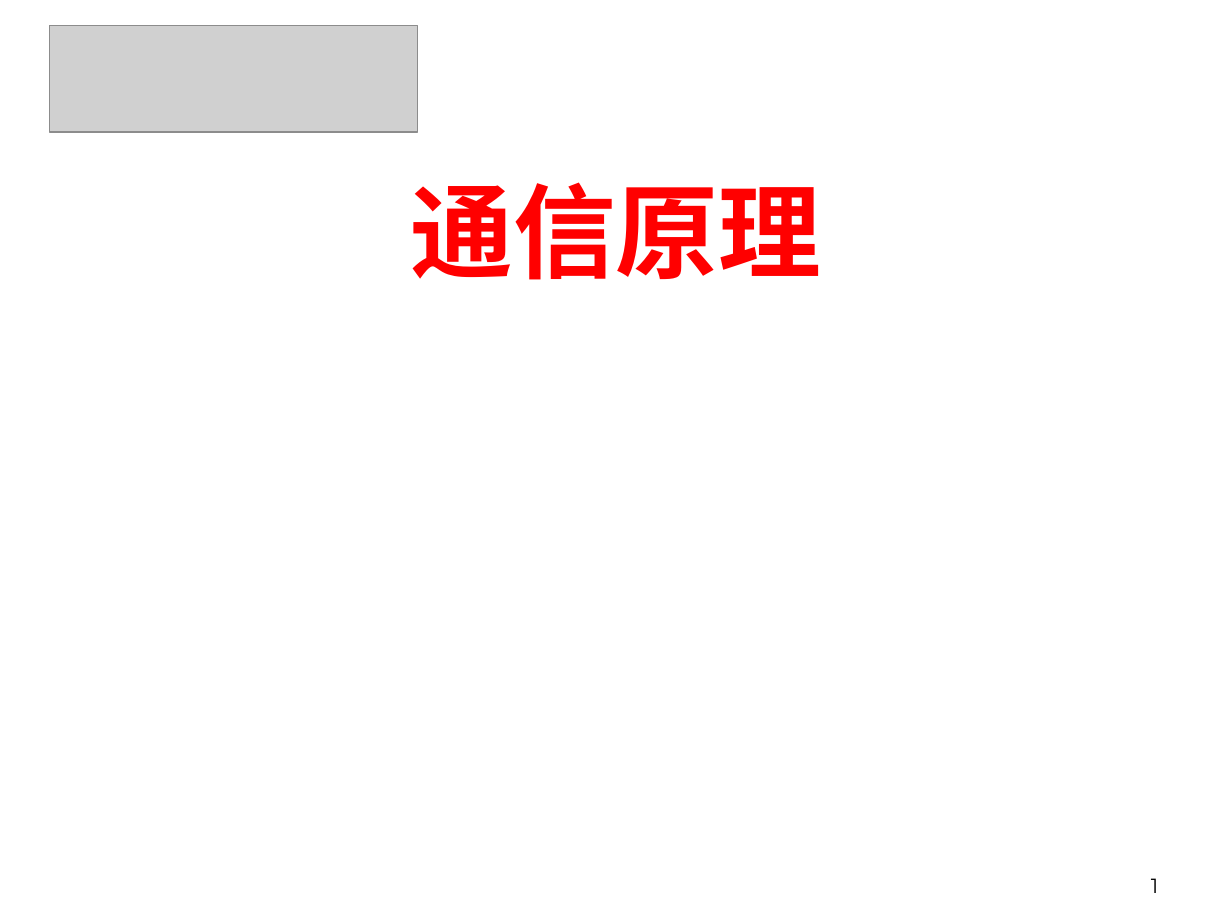
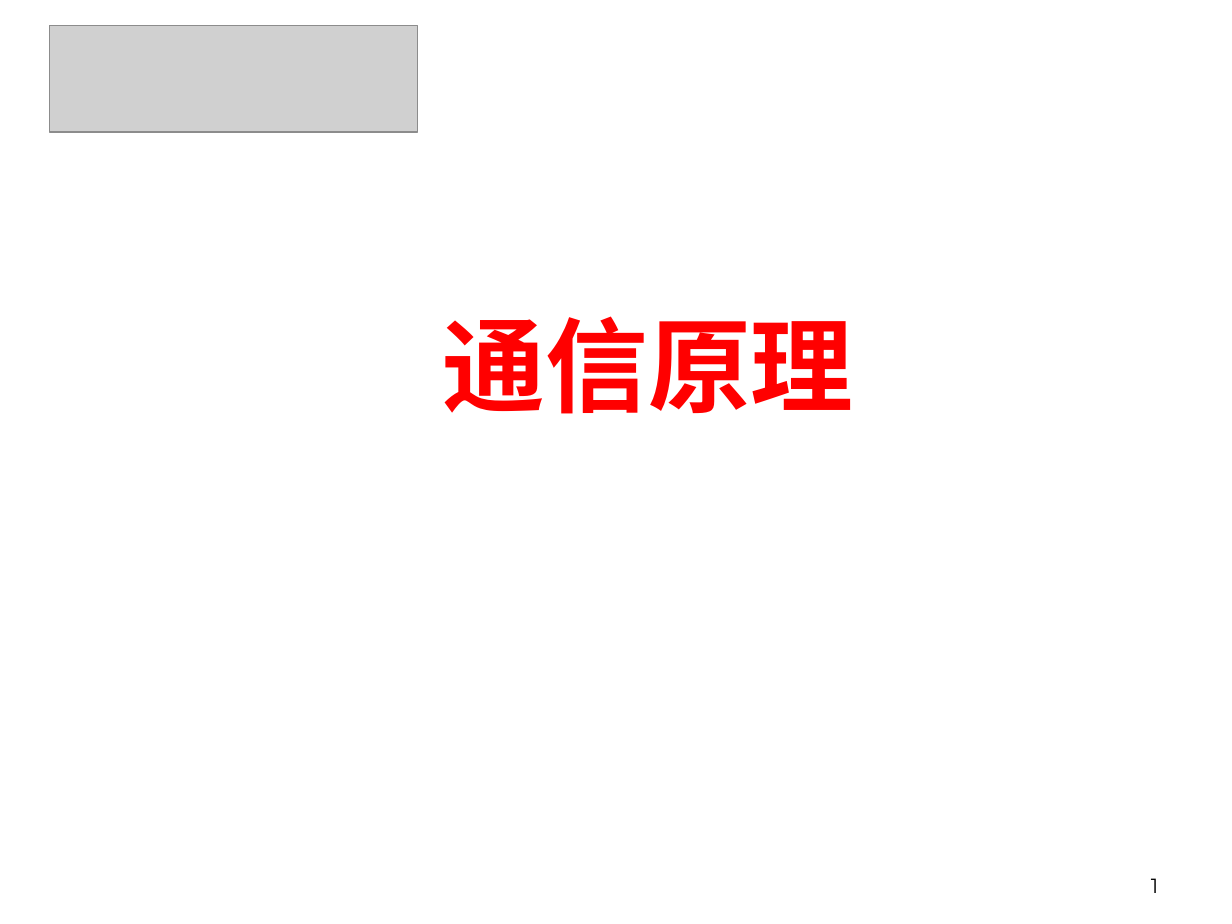
Before and after one commit to Happyday159/course-materials, a slide deck: slide 1 of files/lecture1b.pptx. Drawn at 1232x924 pixels with LibreOffice and Linux fonts; fonts in the diff are those of the drawing; grey boxes stand for pictures. Boxes give left, top, right and bottom in pixels: in the first picture for what was removed or moved away, otherwise in the second. Text is boxed around its words. In the diff, an @@ line names an element or a change of style, - is before the commit and + after.

```diff
--- a/files/lecture1b.pptx
+++ b/files/lecture1b.pptx
@@ text "通信原理": place and size @@
-text "通信原理" at <box>411,182,822,280</box>
+text "通信原理" at <box>443,316,854,414</box>
```
Also in this commit, not shown: 1 slide added, 30 slides removed, 2 other files.
